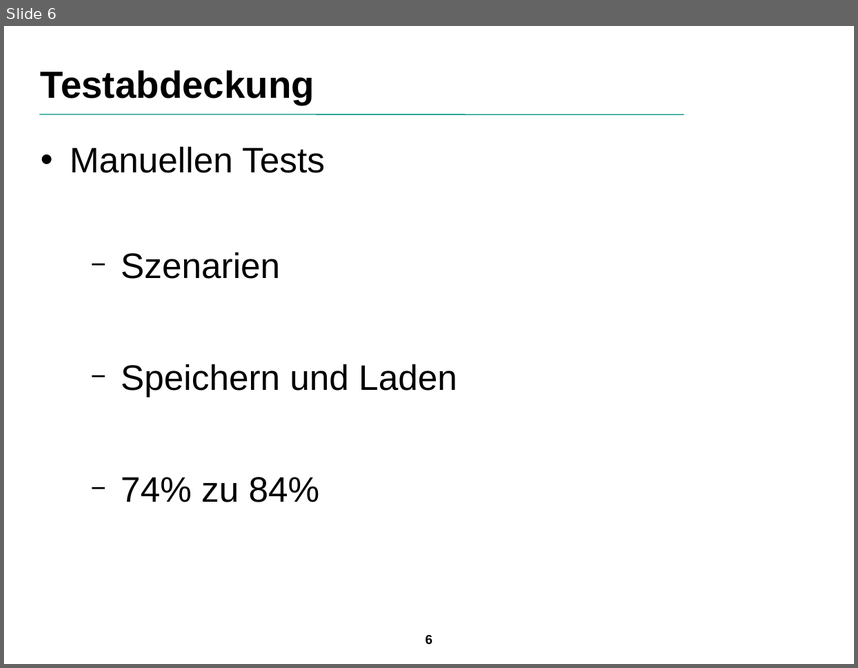
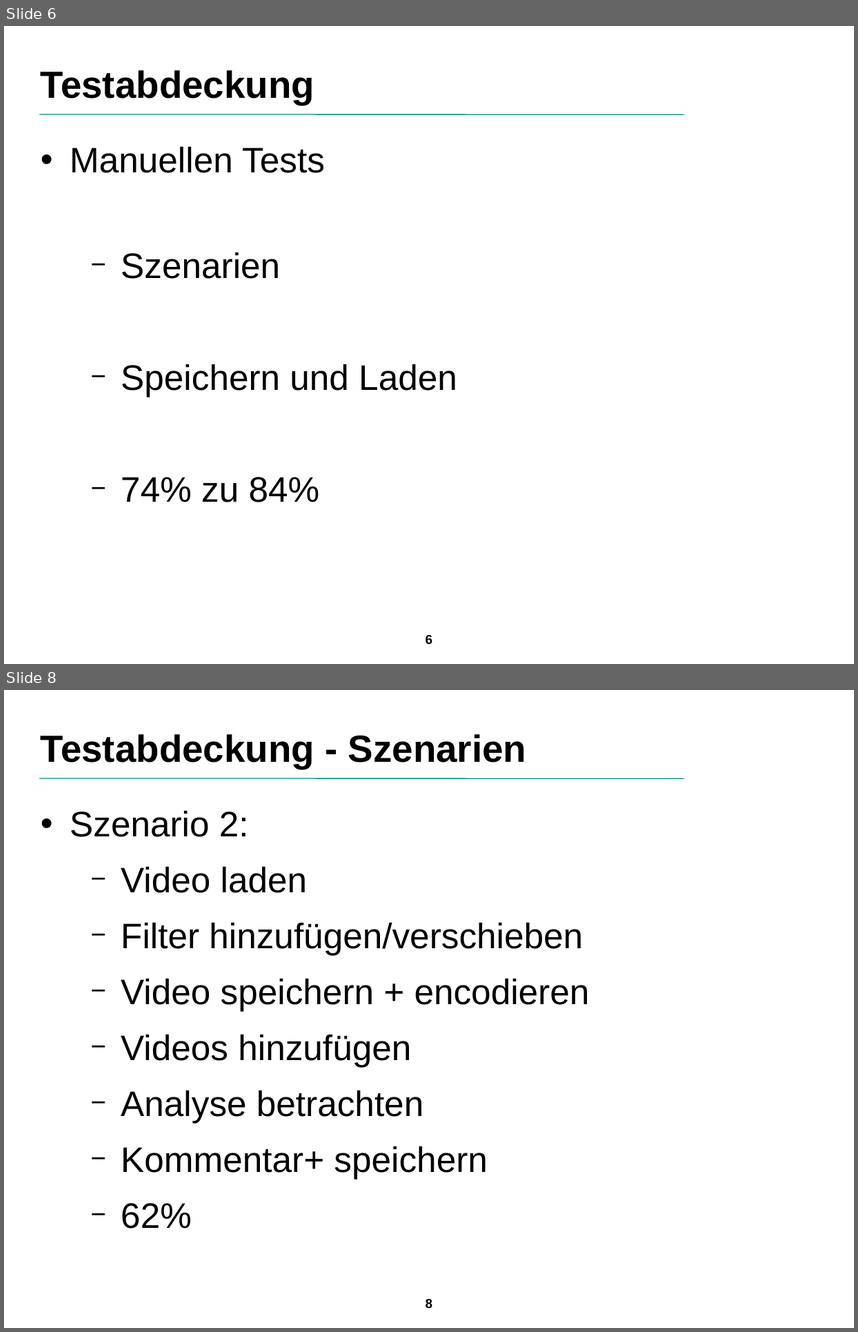
Before and after one commit to SuppenGeist/pse-ws1516-videoencoder-ta, a slide deck: Qualitätssicherung/Präsentation/Praesentation.odp. Shown one above the other, each under a label of ours: slide 6 before the commit, slides 6 and 8 after it; the slides between them are not shown. The pictures are 858x668 and 858x1332 pixels, drawn with LibreOffice and Linux fonts; fonts in the diff are those of the drawing; background and template pictures are left out. Boxes give left, top, right and bottom in pixels: in the first picture for what was removed or moved away, otherwise in the second. Text is boxed around its words. In the diff, an @@ line names an element or a change of style, - is before the commit and + after.

```diff
--- a/Qualitätssicherung/Präsentation/Praesentation.odp
+++ b/Qualitätssicherung/Präsentation/Praesentation.odp
@@ slide 8 added at [4,690,854,1328], background picture (left out); not listed: 2 template elements that a slide beside it also shows @@
@@ title added at [41,734,527,769], 32 pt, text #000000, bold @@
+Testabdeckung - Szenarien
@@ text added at [70,810,590,1228], 30 pt, text #000000 @@
+• Szenario 2:
+  − Video laden
+  − Filter hinzufügen/verschieben
+  − Video speichern + encodieren
+  − Videos hinzufügen
+  − Analyse betrachten
+  − Kommentar+ speichern
+  − 62%
```
Also in this commit, not shown: 3 slides changed, 1 other slide added, 1 slide removed.
